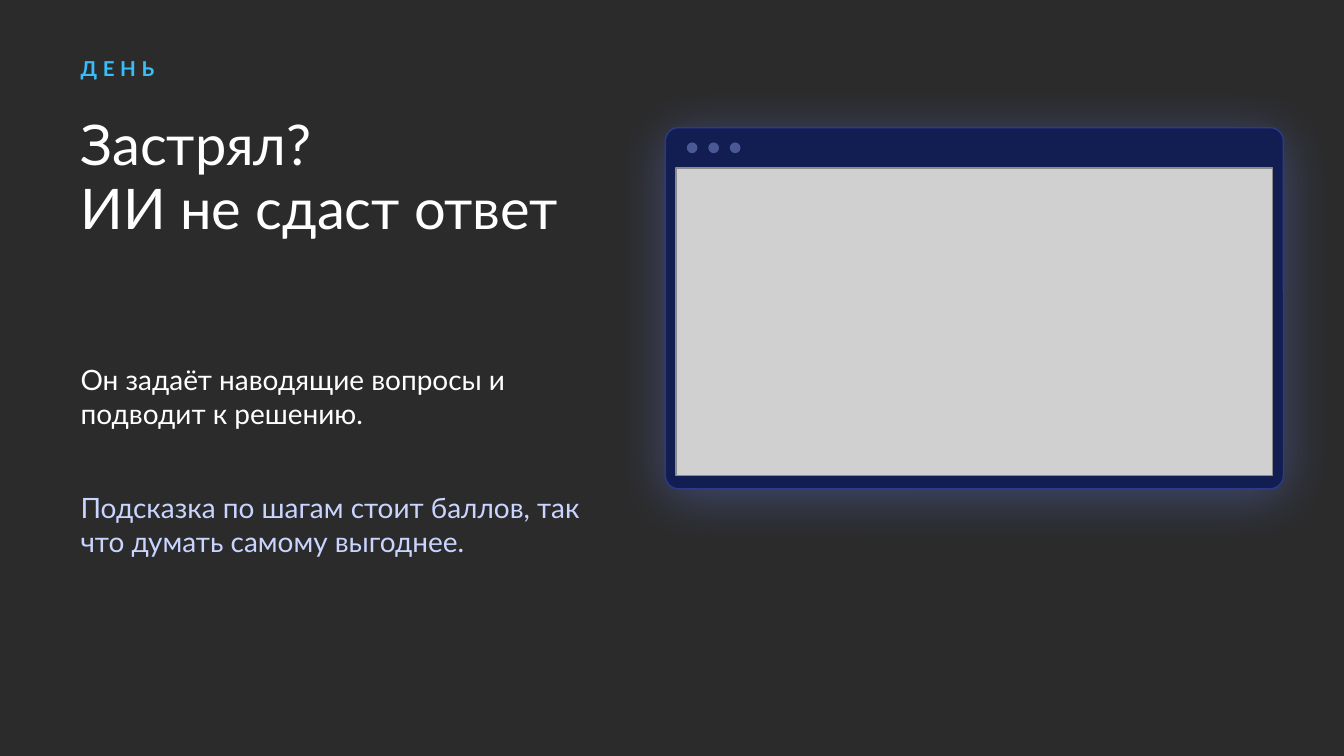
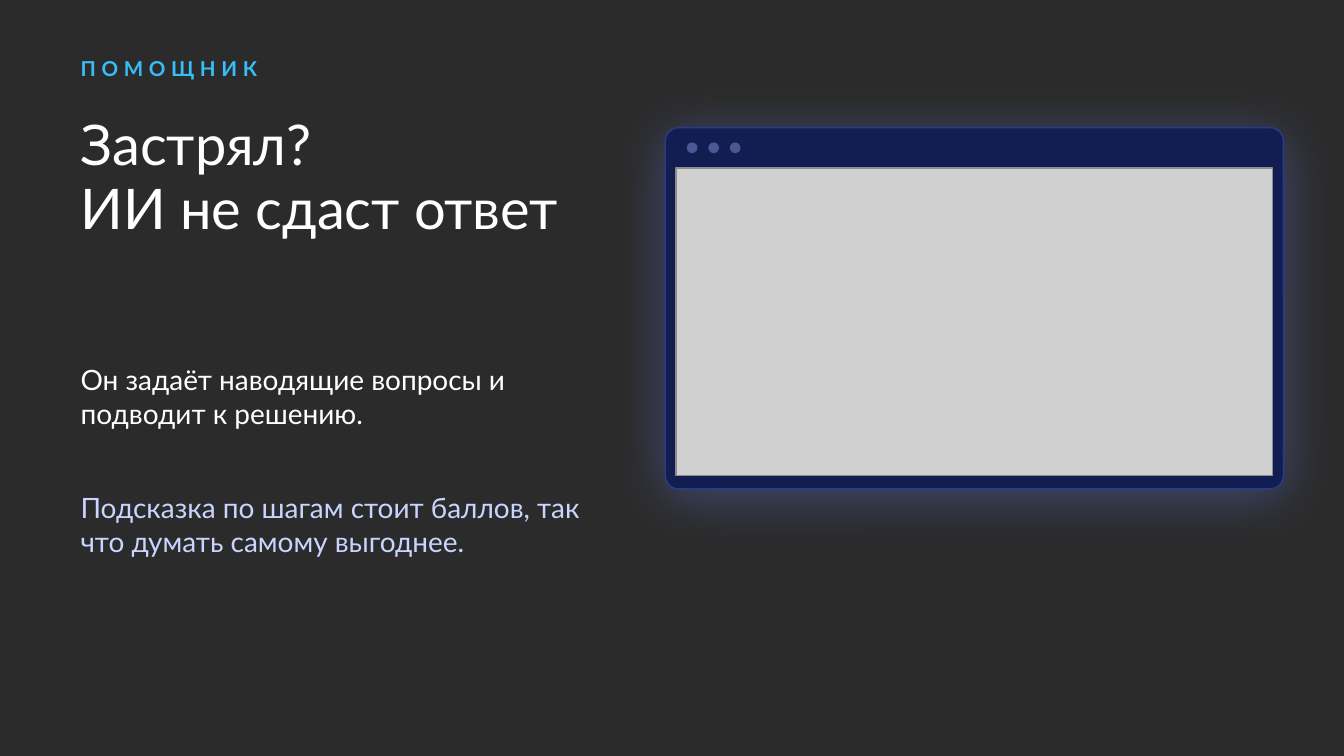
Before and after one commit to nagayevarsen/olymp-trainer, a slide deck: slide 3 of docs/handoff/olymp-trainer.pptx. Drawn at 1344x756 pixels with LibreOffice and Linux fonts; fonts in the diff are those of the drawing; grey boxes stand for pictures; background and template pictures are left out; a plain dark background stands for a picture behind light text. Boxes give left, top, right and bottom in pixels: in the first picture for what was removed or moved away, otherwise in the second. Text is boxed around its words. In the diff, an @@ line names an element or a change of style, - is before the commit and + after.

Commit message:
Презентация и ролик: убраны «утро, день, вечер»

```diff
--- a/docs/handoff/olymp-trainer.pptx
+++ b/docs/handoff/olymp-trainer.pptx
@@ text at [81,61,258,80]: text changed @@
-ДЕНЬ
+ПОМОЩНИК
```
Also in this commit, not shown: 3 other slides changed, 1 other file.
